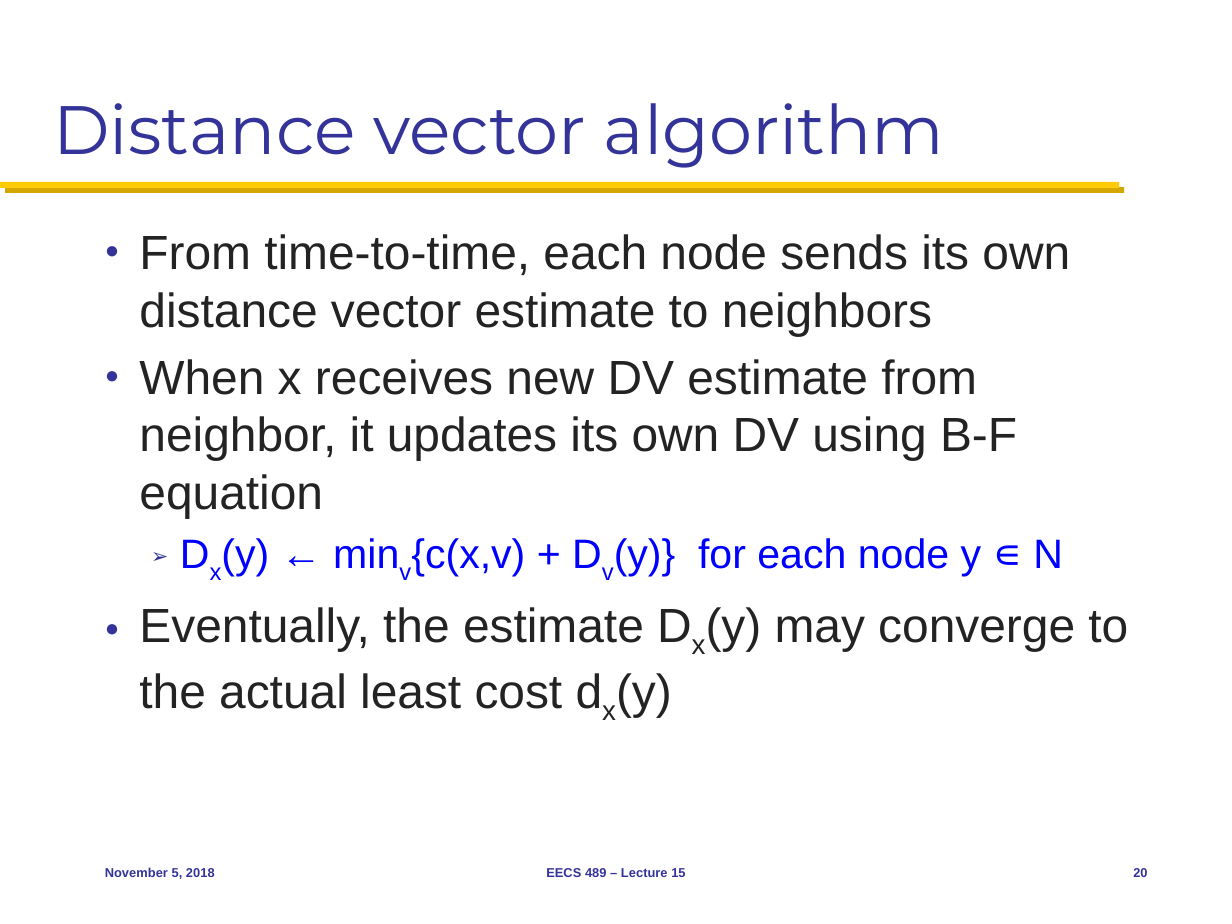
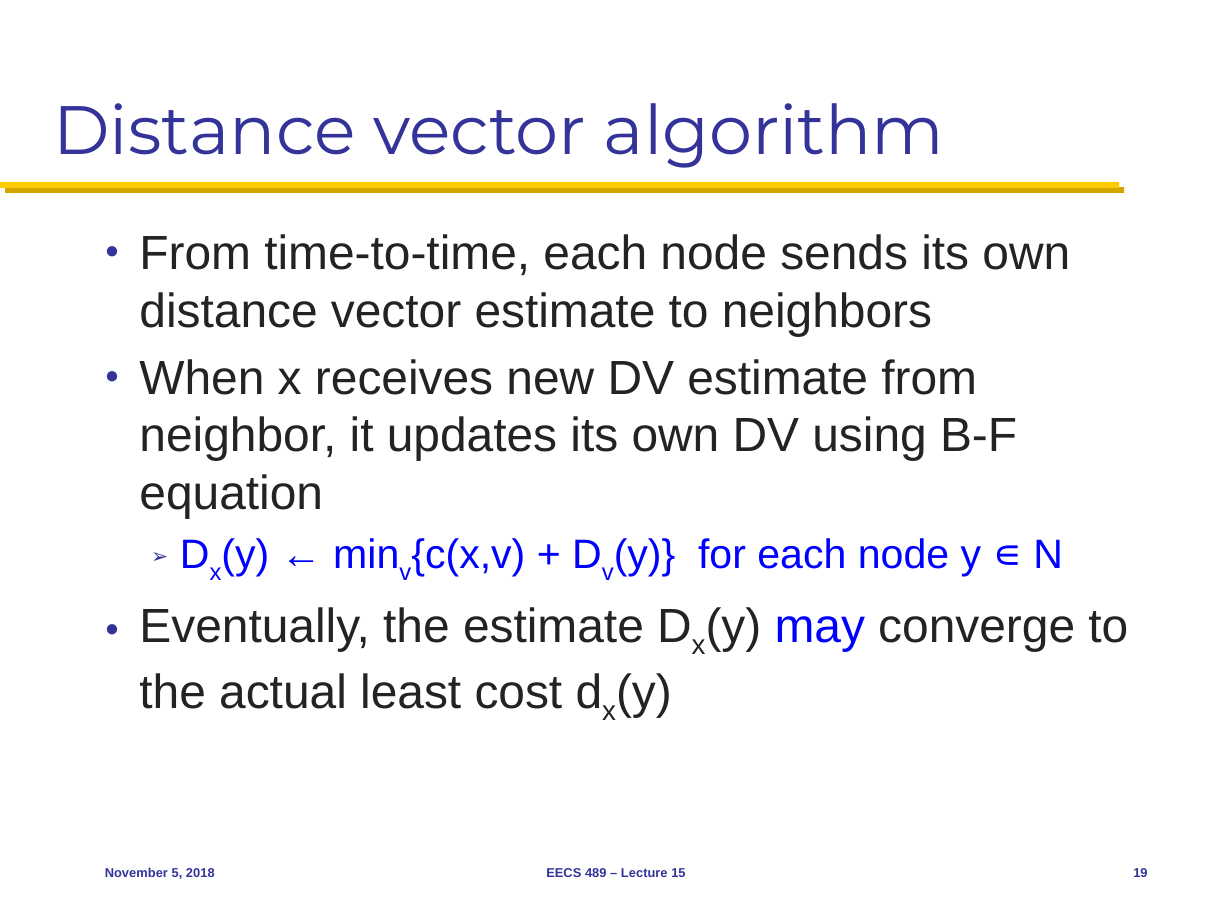
Before and after one commit to mosharaf/eecs489, a slide deck: slide 19 of Slides/110518.pptx (slide 20 before the commit). Drawn at 1232x924 pixels with LibreOffice and Linux fonts; fonts in the diff are those of the drawing. Boxes give left, top, right and bottom in pixels: in the first picture for what was removed or moved away, otherwise in the second. Text is boxed around its words. In the diff, an @@ line names an element or a change of style, - is before the commit and + after.

```diff
--- a/Slides/110518.pptx
+++ b/Slides/110518.pptx
@@ text at [139, 607, 1128, 717]: text colour #232323 to #0000FF in "may" @@
@@ page number at [1133, 868, 1147, 877]: text changed @@
-20
+19
```
Also in this commit, not shown: 2 other slides changed.
